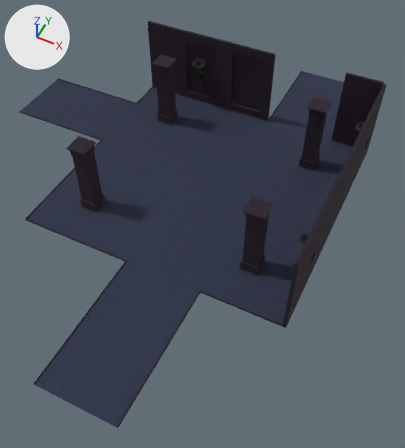
The Blender file scenes/rooms/entrance_rooms/room02/room02.blend as it was, and as the next commit left it.
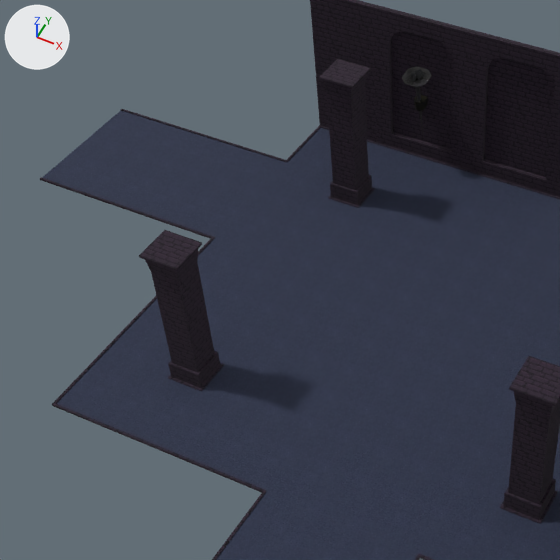
Old and new are each drawn whole from a 50 mm lens placed at (19.4, -39.3, 42.4), pointed at (1.9, -4.4, -1.3) and again close up on the part from 0% to 66% of the width and 6% to 66% of the height. Lighting does not change. The marker at upper left points along +X, +Y and +Z.

The first close-up shows 'chao_room02', 'paredes_room02', 'tocha02.002'.
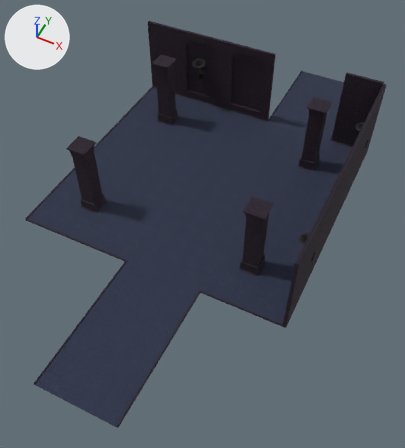
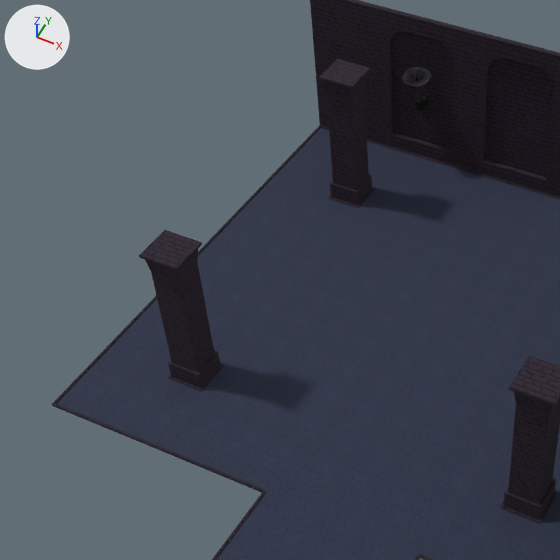
The change, as a diff of the scene's bpy script:
```diff
--- a/scenes/rooms/entrance_rooms/room02/room02.blend.py
+++ b/scenes/rooms/entrance_rooms/room02/room02.blend.py
@@ me_cube_1243 @@
 # used by ob_chao_room02; location = (7.0, 12.0, 0.0); rotation_euler = (0.0, 0.0, -1.571), in degrees (0, 0, -90); scale = (15.8, 15.8, 15.8)
-me_cube_1243.from_pydata(...)  # 2726 vertices, 2130 faces; spans x -0.82..2.47, y -2.09..0.44, z 0.0..0.01
+me_cube_1243.from_pydata(...)  # 2482 vertices, 1908 faces, 26 loose edges; spans x -0.82..2.47, y -1.33..0.44, z 0.0..0.01
+# me_cube_1243 part 1: 20 loose pieces with 240 vertices, spanning x 0.19..0.7, y -2.09..-1.46, z 0.0..0.01, are deleted
+# me_cube_1243 part 2
+# 43 vertices are removed from x 0.19..0.7, y -1.46..-1.32, z 0.0..0.01
+# 84 faces are deleted
+# 4 vertices in x 0.32..0.57, y -1.46, z 0.0 move by (0.0, 0.13, 0.01)
+# 5 vertices move from x 0.32..0.57, y -1.46..-1.33, z 0.0 to x 0.19..0.57, y -1.33..-1.2, z 0.0
+# 18 vertices are added at x 0.19..0.7, y -1.33..-1.32, z 0.0..0.01
+# 11 new vertices lie (0.0, 0.12, 0.0) away from vertices in x 0.19..0.57, y -1.46..-1.32, z 0.0
+# 5 new vertices lie (-0.13, 0.0, 0.0) away from vertices in x 0.32, y -1.46..-1.32, z 0.0..0.01
+# 5 new vertices lie (0.13, 0.0, 0.0) away from vertices in x 0.57, y -1.33..-1.2, z 0.0
+# 26 loose edges are added
+# 48 new faces join them, mat_m_parede (picture img_t_wallbricks_png_008)
+# 4 new faces join them, mat_m_chao (picture img_t_ground_png)
+# me_cube_1243 part 3: 2 faces spanning x 0.44..0.57, y -1.33, z 0.0..0.01 switch from mat_m_chao (picture img_t_ground_png) to mat_m_parede (picture img_t_wallbricks_png_008)
```

What differs and where, as boxes (x1, y1, x2, y2) in the close-ups (560 x 560 px; the box of a moved part takes in the faces that stretch with it):
'chao_room02', reshaped: before (40, 109, 560, 560); after (52, 125, 560, 560)
part 1 of me_cube_1243, deleted (blue): before (40, 109, 257, 229)
part 2 of me_cube_1243, moved or reshaped: before (182, 151, 315, 249); after (212, 160, 315, 249)
part 3 of me_cube_1243, recoloured (blue): before (202, 189, 250, 218)
